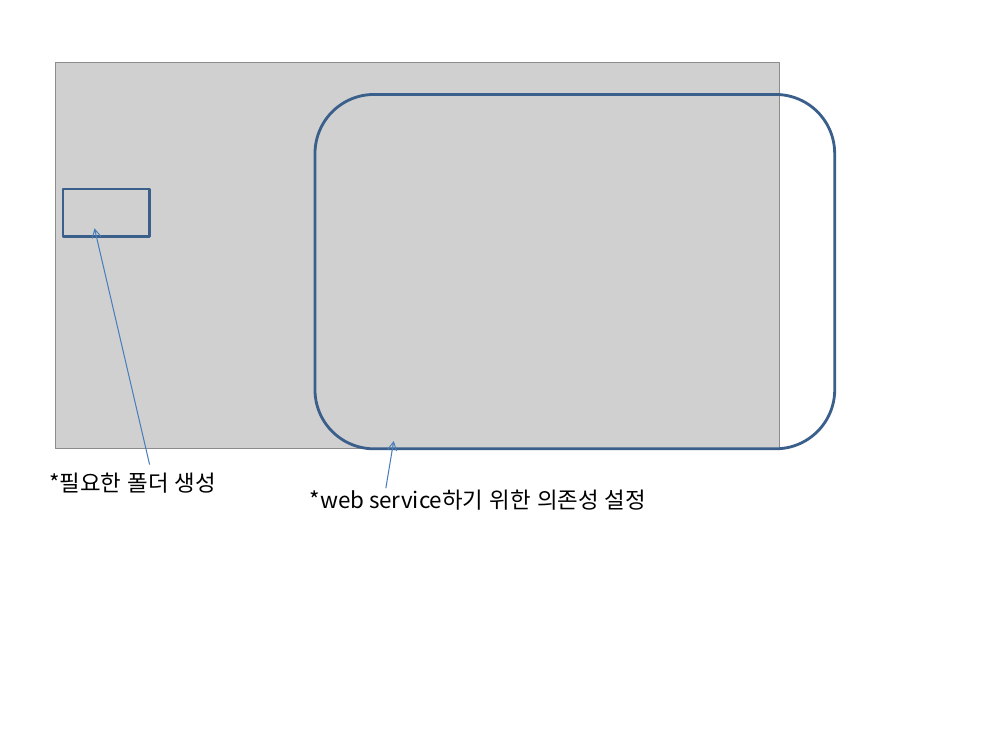
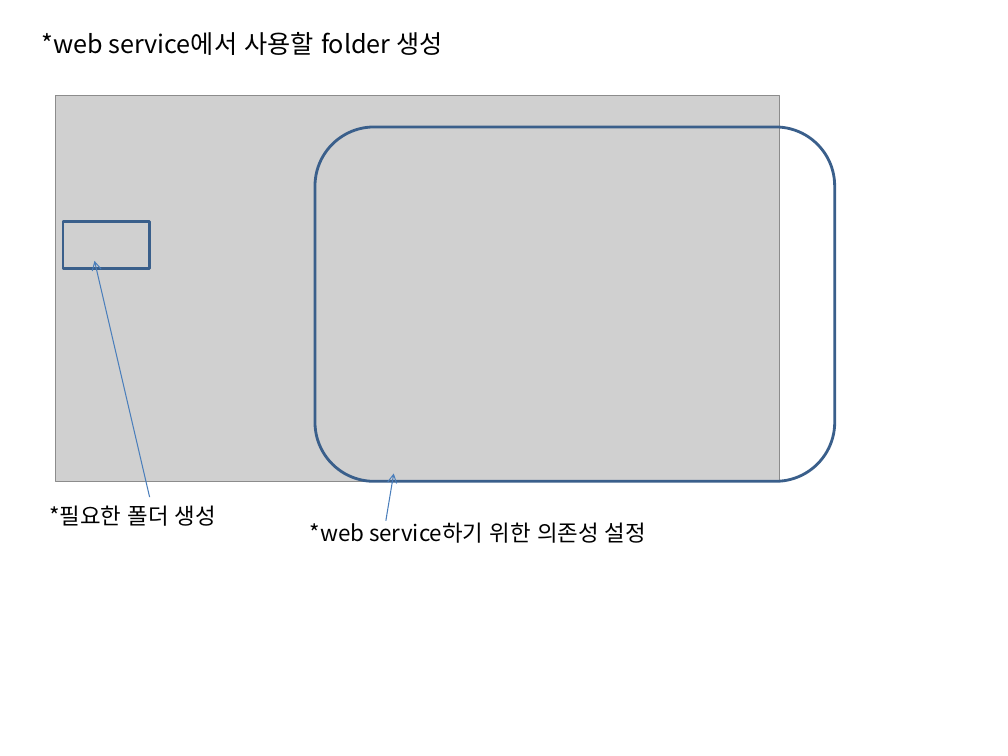
Before and after one commit to In0code/Programming_note, a slide deck: slide 5 of PPT/20231205_spring_di.pptx. Drawn at 1008x756 pixels with LibreOffice and Linux fonts; fonts in the diff are those of the drawing; grey boxes stand for pictures. Boxes give left, top, right and bottom in pixels: in the first picture for what was removed or moved away, otherwise in the second. Text is boxed around its words. In the diff, an @@ line names an element or a change of style, - is before the commit and + after.

```diff
--- a/PPT/20231205_spring_di.pptx
+++ b/PPT/20231205_spring_di.pptx
@@ text added at bbox=[41, 32, 442, 55], 18 pt, text #000000 @@
+*web service에서 사용할 folder 생성
@@ picture: place and size @@
-picture at bbox=[55, 62, 780, 449]
+picture at bbox=[55, 96, 780, 482]
@@ rectangle: place and size @@
-rectangle at bbox=[62, 188, 149, 236]
+rectangle at bbox=[62, 222, 149, 269]
@@ 2 texts, 2 arrows, 1 rounded rectangle: place and size @@
-2 texts, 2 arrows, 1 rounded rectangle at bbox=[49, 95, 835, 510]
+2 texts, 2 arrows, 1 rounded rectangle at bbox=[49, 127, 835, 543]
```
Also in this commit, not shown: 5 other slides changed, 2 other files.
